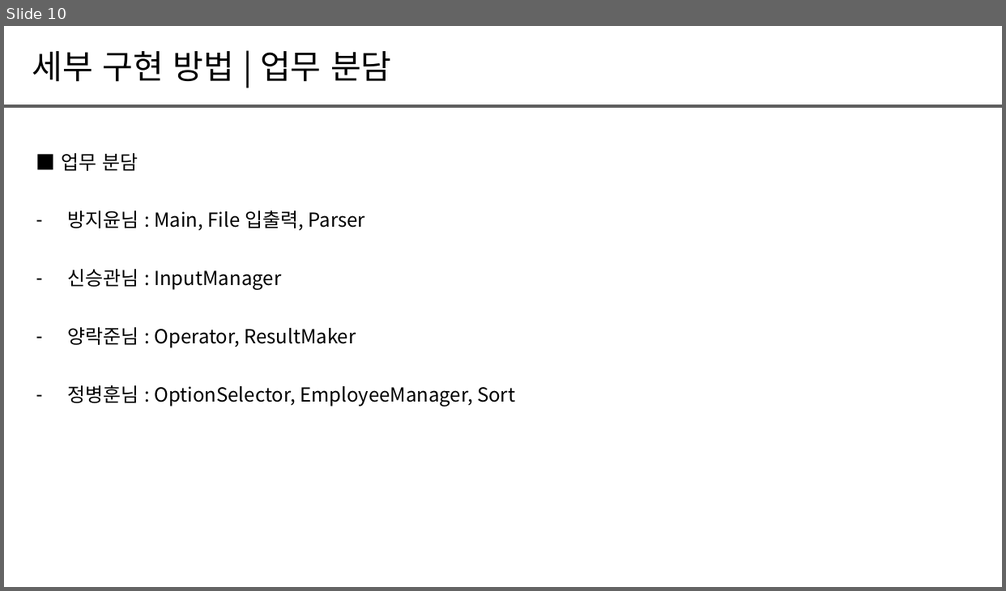
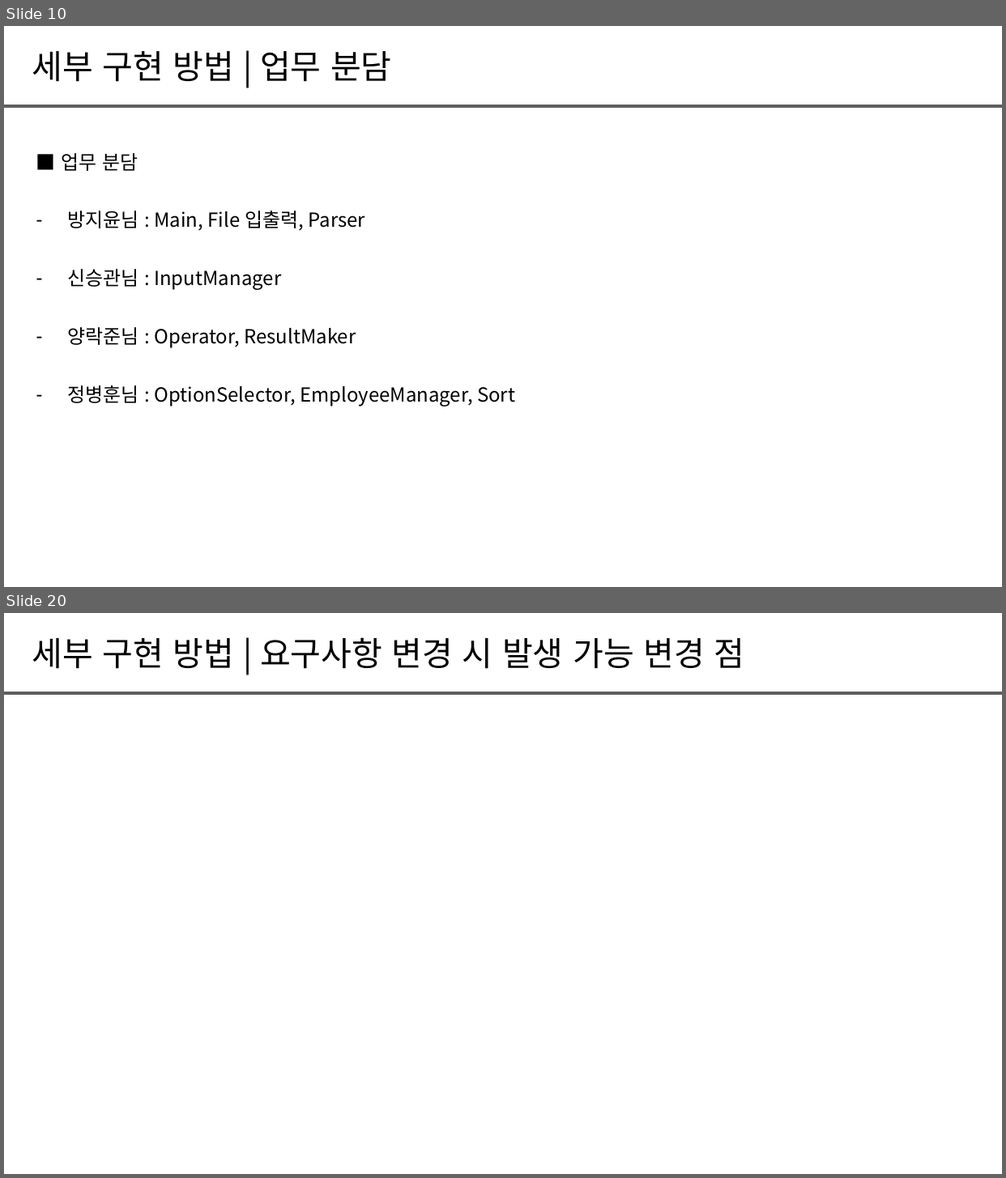
Before and after one commit to Rakjunyang/BeautifulCode, a slide deck: 팀프로젝트＿발표양식_B조.pptx. Shown one above the other, each under a label of ours: slide 10 before the commit, slides 10 and 20 after it; the slides between them are not shown. The pictures are 1006x591 and 1006x1178 pixels, drawn with LibreOffice and Linux fonts; fonts in the diff are those of the drawing. Boxes give left, top, right and bottom in pixels: in the first picture for what was removed or moved away, otherwise in the second. Text is boxed around its words. In the diff, an @@ line names an element or a change of style, - is before the commit and + after.

```diff
--- a/팀프로젝트＿발표양식_B조.pptx
+++ b/팀프로젝트＿발표양식_B조.pptx
@@ slide 20 added at bbox=[4, 613, 1002, 1174], background #FFFFFF @@
@@ text added at bbox=[32, 637, 744, 669], 24 pt, text #000000 @@
+세부 구현 방법 | 요구사항 변경 시 발생 가능 변경 점
@@ line added from (4, 693) to (1002, 693), #5F5F5F 2 pt @@
```
Also in this commit, not shown: 1 slide changed, 12 other slides added.
